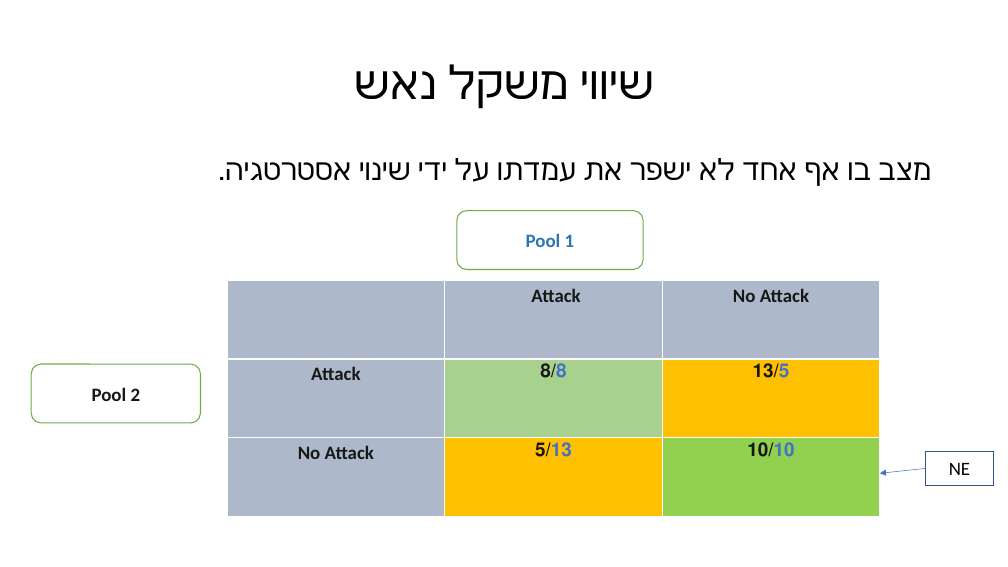
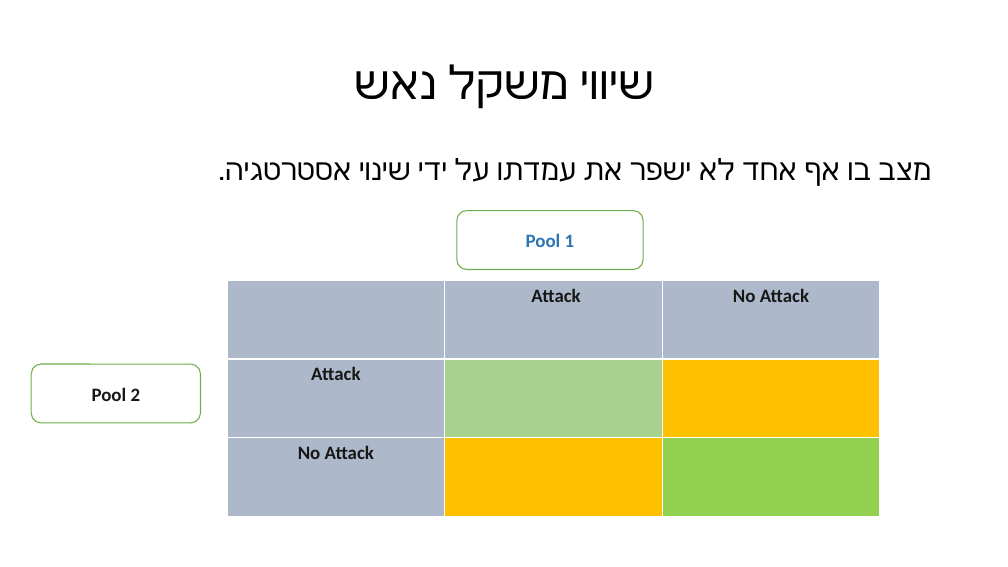
Before and after one commit to eliyahulevi/BitcoinPresentation, a slide deck: slide 11 of The miner’s dilemma.pptx (slide 3 before the commit). Drawn at 1008x567 pixels with LibreOffice and Linux fonts; fonts in the diff are those of the drawing. Boxes give left, top, right and bottom in pixels: in the first picture for what was removed or moved away, otherwise in the second. Text is boxed around its words. In the diff, an @@ line names an element or a change of style, - is before the commit and + after.

```diff
--- a/The miner’s dilemma.pptx
+++ b/The miner’s dilemma.pptx
@@ table at (227,281,880,516) @@
-row 2, column 2: 8/8
+row 2, column 2: 
-row 2, column 3: 13/5
+row 2, column 3: 
-row 3, column 2: 5/13
+row 3, column 2: 
-row 3, column 3: 10/10
+row 3, column 3: 
@@ arrow removed from (926, 469) to (880, 473) @@
@@ rectangle removed at (926,451,994,485) @@
-NE
```
Also in this commit, not shown: 1 other slide changed, 16 slides added.
